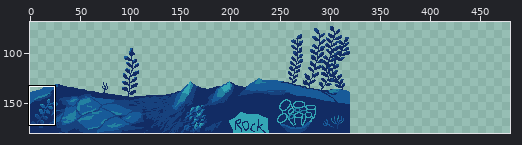
A sprite sheet gets an edit: src/main/resources/assets/frontLayer.png. The picture above shows the old version from afar; the outline marks the close-up.
Close-up. Earlier state:
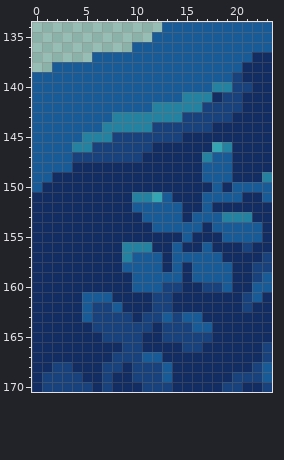
The file is 480x180 pixels. Shown: x 0..23, y 134..170. The wide view leaves out empty margins. The commit also changed other parts of the picture, which this record leaves out.
After the commit:
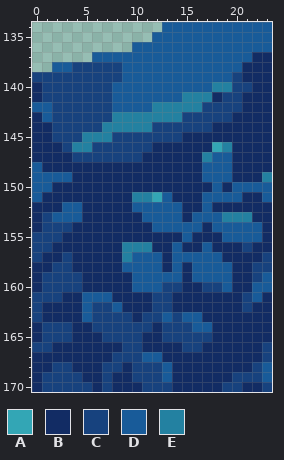
Palette (. is transparent): A #33a6b5  B #122c64  C #17427e  D #185b99  E #2381a1
Change:
{"y":138,"x":4,"old":"DDDDD","new":"CCCCC"}
{"y":139,"x":0,"old":"DDDDDDDDD","new":"CCCCCCCCC"}
{"y":140,"x":0,"old":"DDDDDDDD","new":"BCCCCCCC"}
{"y":141,"x":0,"old":"DDDDDDDD","new":"BCCCCCCC"}
{"y":142,"x":2,"old":"DDDDDD","new":"CCCCCC"}
{"y":143,"x":0,"old":"D","new":"B"}
{"y":143,"x":2,"old":"DDDDDD","new":"CCCCCC"}
{"y":144,"x":0,"old":"DDDDDDD","new":"BBCCCCC"}
{"y":145,"x":0,"old":"DDDDD","new":"BBCCC"}
{"y":146,"x":0,"old":"DDDD","new":"BBBC"}
{"y":147,"x":0,"old":"DDDD","new":"BBBB"}
{"y":148,"x":1,"old":"DDD","new":"BBB"}
{"y":149,"x":2,"old":"BB","new":"DD"}
{"y":150,"x":1,"old":"B","new":"D"}
{"y":151,"x":0,"old":"B","new":"D"}
{"y":152,"x":3,"old":"BB","new":"DD"}
{"y":153,"x":1,"old":"BBBB","new":"CDDD"}
{"y":154,"x":1,"old":"BBB","new":"CCC"}
{"y":155,"x":0,"old":"BBB","new":"CCC"}
{"y":156,"x":0,"old":"BB","new":"CC"}
{"y":157,"x":0,"old":"B","new":"C"}
{"y":157,"x":3,"old":"B","new":"C"}
{"y":158,"x":2,"old":"BB","new":"CC"}
{"y":159,"x":1,"old":"BBBB","new":"CCCC"}
{"y":160,"x":1,"old":"BBBB","new":"CCCC"}
{"y":161,"x":0,"old":"BBB","new":"CCC"}
{"y":162,"x":0,"old":"B","new":"C"}
{"y":163,"x":0,"old":"B","new":"C"}
{"y":164,"x":1,"old":"BBB","new":"CCC"}
{"y":165,"x":1,"old":"BBB","new":"CCC"}
{"y":166,"x":0,"old":"BB","new":"CC"}
{"label":"changed","picture_box":[32,62,122,352]}
